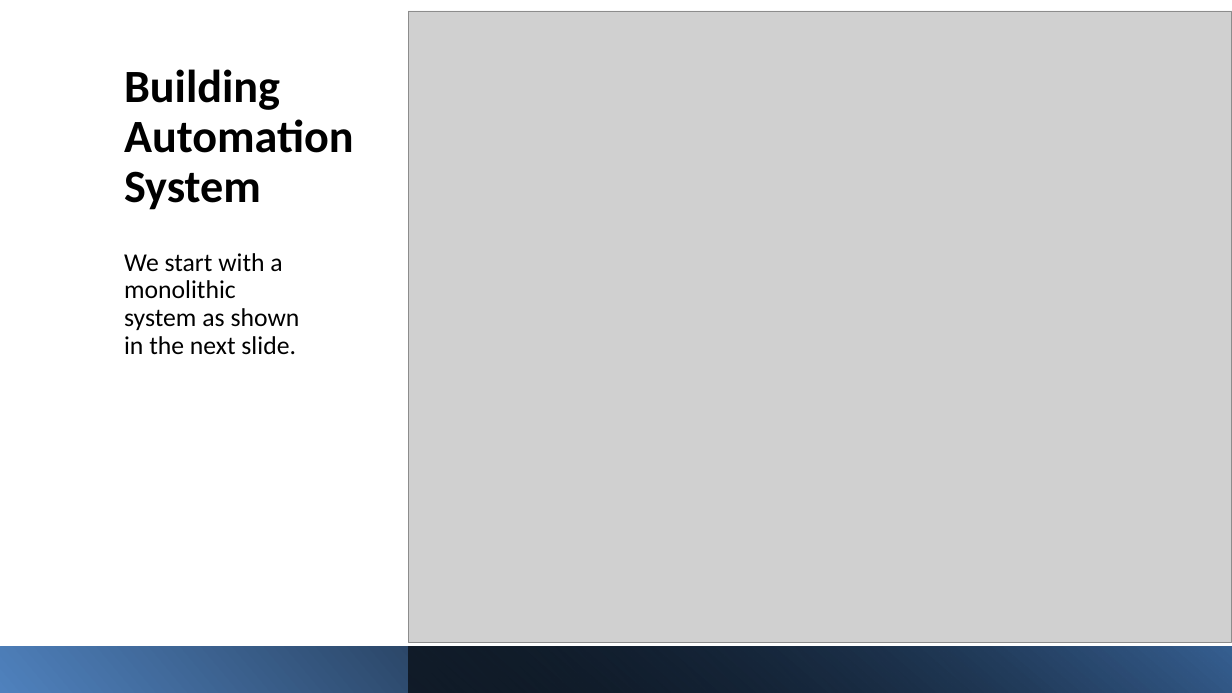
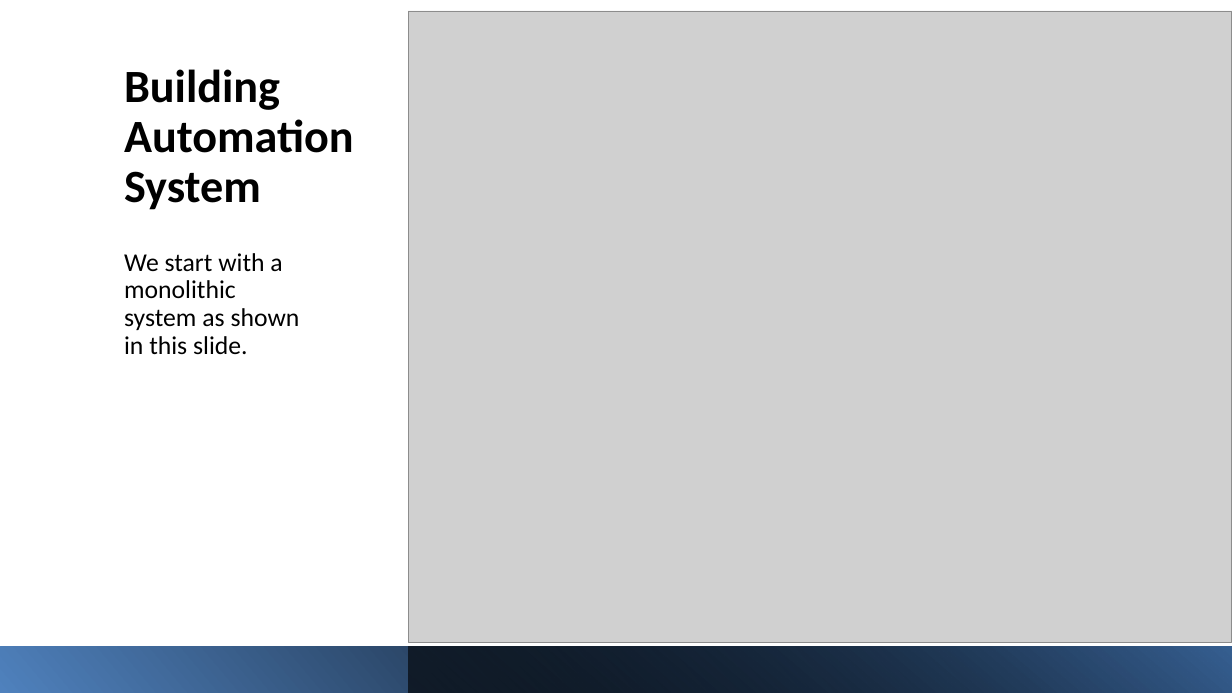
Before and after one commit to kthanasi-git/SW_Engineering, a slide deck: slide 15 of SOFTWARE ENGINEERING/SLIDES/21-More on Software Architecture.pptx. Drawn at 1232x693 pixels with LibreOffice and Linux fonts; fonts in the diff are those of the drawing; grey boxes stand for pictures. Boxes give left, top, right and bottom in pixels: in the first picture for what was removed or moved away, otherwise in the second. Text is boxed around its words. In the diff, an @@ line names an element or a change of style, - is before the commit and + after.

```diff
--- a/SOFTWARE ENGINEERING/SLIDES/21-More on Software Architecture.pptx
+++ b/SOFTWARE ENGINEERING/SLIDES/21-More on Software Architecture.pptx
@@ text at (x1=124, y1=253, x2=300, y2=354): text changed @@
-We start with a monolithic system as shown in the next slide.
+We start with a monolithic system as shown in this slide.
```
Also in this commit, not shown: 2 other slides changed, 1 slide added, 1 other file.
